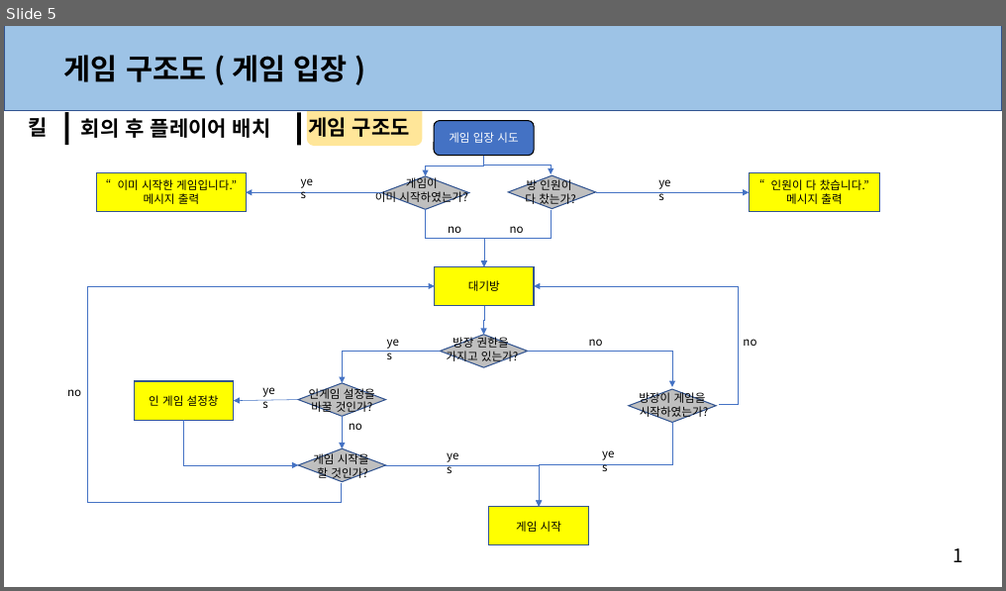
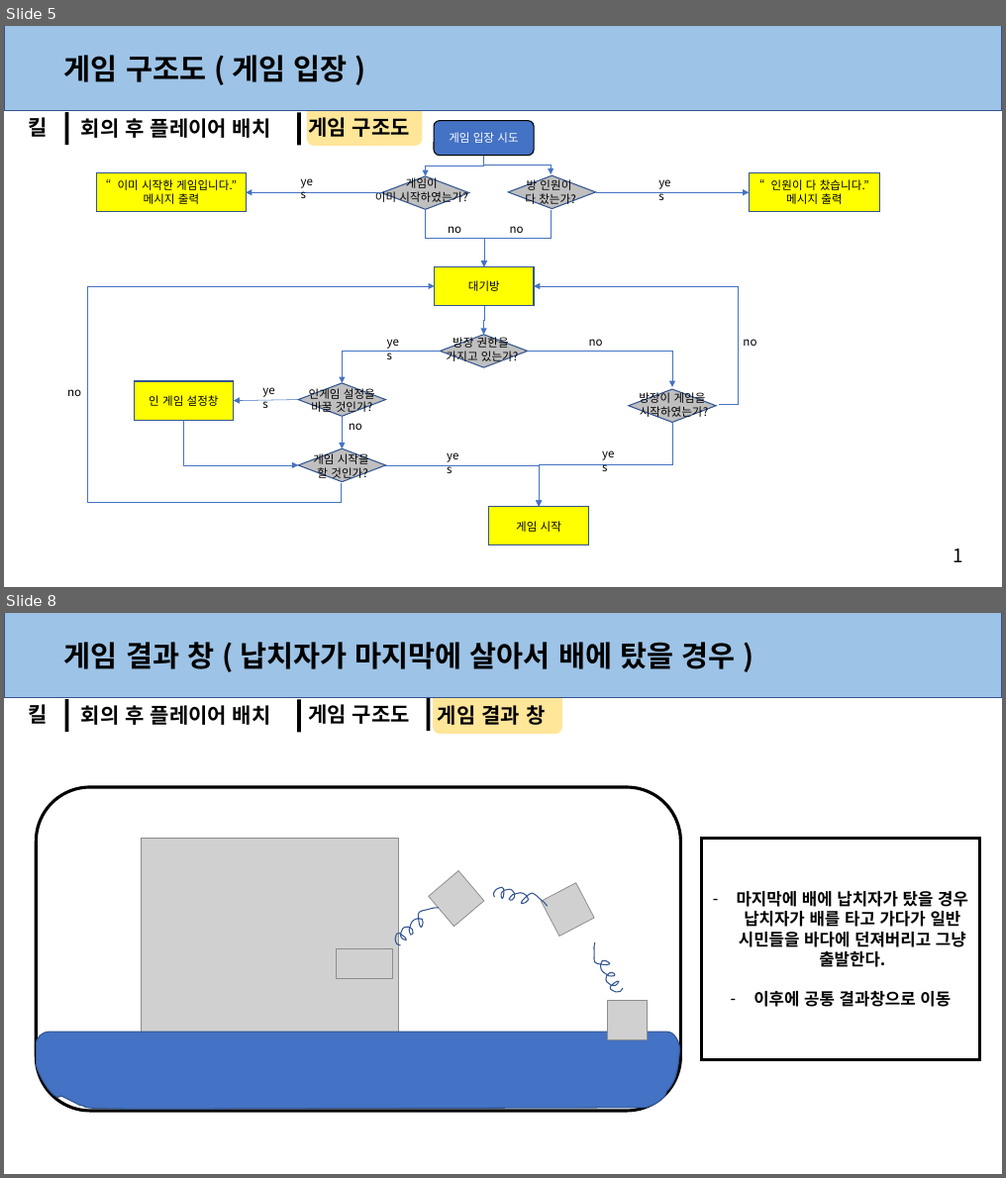
Before and after one commit to anglik0370/EscapeIsland, a slide deck: Document/시스템/시스템.pptx. Shown one above the other, each under a label of ours: slide 5 before the commit, slides 5 and 8 after it; the slides between them are not shown. The pictures are 1006x591 and 1006x1178 pixels, drawn with LibreOffice and Linux fonts; fonts in the diff are those of the drawing; grey boxes stand for pictures. Boxes give left, top, right and bottom in pixels: in the first picture for what was removed or moved away, otherwise in the second. Text is boxed around its words. In the diff, an @@ line names an element or a change of style, - is before the commit and + after.

Commit message:
시스템  기획서 - ( 결과창 모두 완성)

```diff
--- a/Document/시스템/시스템.pptx
+++ b/Document/시스템/시스템.pptx
@@ slide 8 added at box(4, 613, 1002, 1174), background #FFFFFF; not listed: 1 template element that a slide beside it also shows @@
@@ rectangle added at box(4, 613, 1002, 697), fill #9DC3E6, outline #325491 1 pt @@
@@ text added at box(64, 642, 735, 669), 28 pt, text #000000, bold @@
+게임 결과 창 ( 납치자가 마지막에 살아서 배에 탔을 경우 )
@@ rectangle added at box(65, 699, 69, 732), fill #000000 @@
@@ rectangle added at box(297, 700, 301, 733), fill #000000 @@
@@ rectangle added at box(426, 698, 430, 731), fill #000000 @@
@@ rounded rectangle added at box(433, 691, 562, 734), fill #FFE699 @@
@@ text added at box(28, 704, 47, 724), 20 pt, text #000000, bold @@
+킬
@@ text added at box(81, 705, 271, 725), 20 pt, text #000000, bold @@
+회의 후 플레이어 배치
@@ text added at box(308, 704, 410, 724), 20 pt, text #000000, bold @@
+게임 구조도
@@ text added at box(438, 705, 545, 725), 20 pt, text #000000, bold @@
+게임 결과 창
@@ rounded rectangle added at box(36, 787, 680, 1110), outline #000000 3 pt @@
@@ picture added at box(141, 839, 399, 1096) @@
@@ rectangle added at box(702, 839, 980, 1060), fill #FFFFFF, outline #000000 3 pt, 16 pt, text #000000, bold @@
+– 마지막에 배에 납치자가 탔을 경우 납치자가 배를 타고 가다가 일반 시민들을 바다에 던져버리고 그냥 출발한다.
+– 이후에 공통 결과창으로 이동
@@ picture added at box(429, 870, 484, 927) @@
@@ freeform shape added at box(492, 871, 548, 929), outline #325491 1 pt @@
@@ freeform shape added at box(395, 908, 439, 947), outline #325491 1 pt @@
@@ picture added at box(542, 883, 595, 937) @@
@@ picture added at box(337, 950, 393, 978) @@
@@ freeform shape added at box(584, 943, 632, 994), outline #325491 1 pt @@
@@ picture added at box(608, 1000, 648, 1040) @@
@@ freeform shape added at box(37, 1032, 680, 1109), fill #4472C4, outline #325491 1 pt @@
```
Also in this commit, not shown: 1 slide changed, 3 other slides added.
